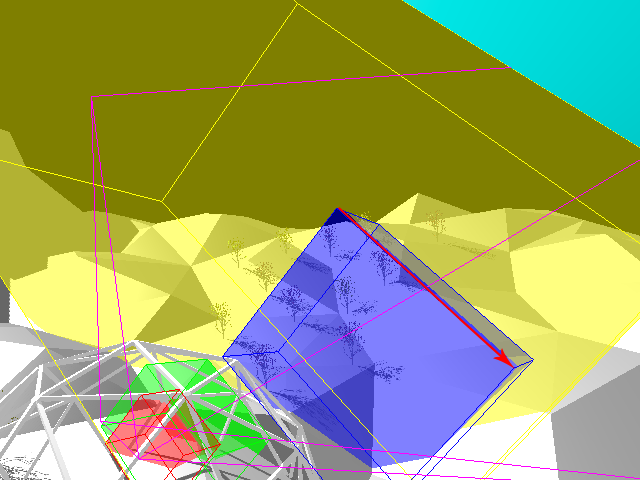
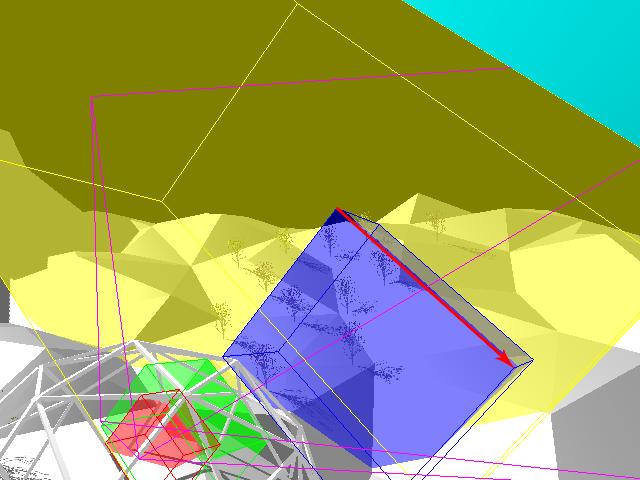
Layers edited between the first and the second 640×480 image:
removed layer "Shape 2" over [338, 207, 461, 320]
painted on "Shape 1", unmasked it over [459, 318, 516, 370]
added layer "Layer" above "Background" over [336, 207, 504, 358]
